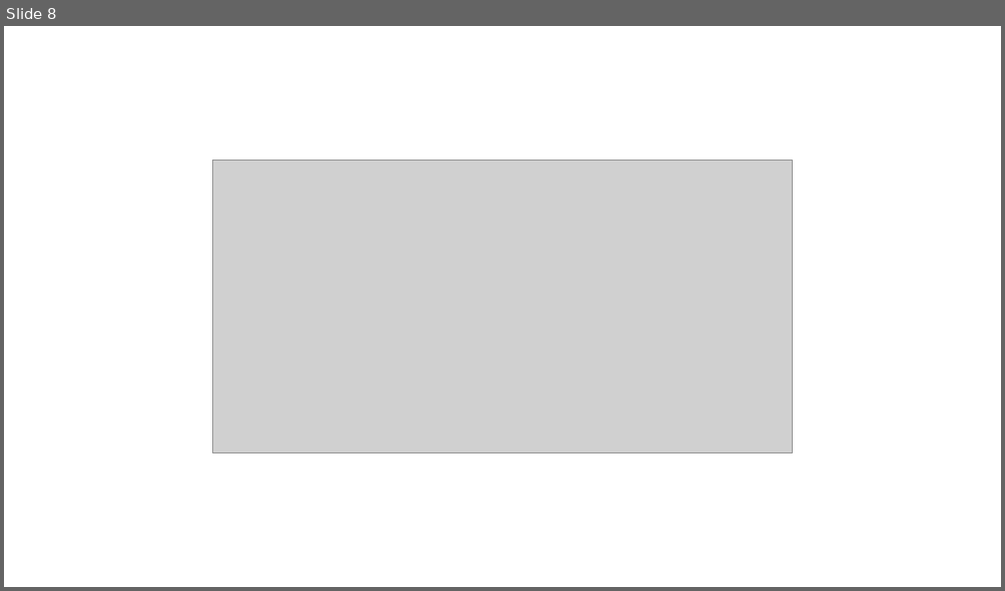
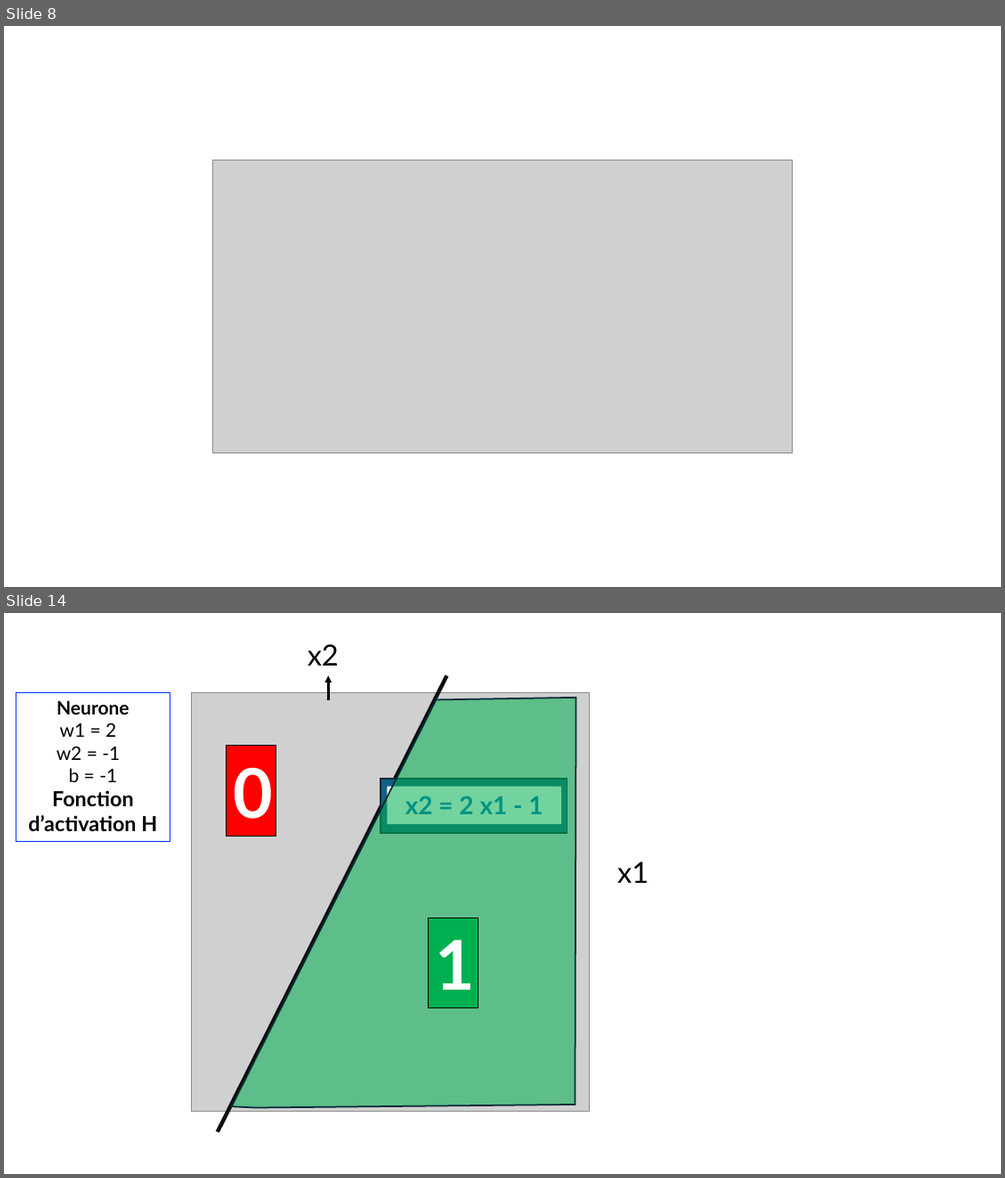
Before and after one commit to pirelaurent/IA_boite_blanche, a slide deck: outillage.pptx. Shown one above the other, each under a label of ours: slide 8 before the commit, slides 8 and 14 after it; the slides between them are not shown. The pictures are 1005x591 and 1005x1178 pixels, drawn with LibreOffice and Linux fonts; fonts in the diff are those of the drawing; grey boxes stand for pictures. Boxes give left, top, right and bottom in pixels: in the first picture for what was removed or moved away, otherwise in the second. Text is boxed around its words. In the diff, an @@ line names an element or a change of style, - is before the commit and + after.

```diff
--- a/outillage.pptx
+++ b/outillage.pptx
@@ slide 14 added at <box>4,613,1001,1174</box>, background #FFFFFF @@
@@ text added at <box>307,644,339,666</box>, 28 pt, text #000000 @@
+x2
@@ picture added at <box>191,692,589,1111</box> @@
@@ line added from (218, 1132) to (446, 676), #0D0D0D 3.75 pt @@
@@ arrow added from (329, 700) to (329, 676), #000000 2.25 pt @@
@@ rectangle added at <box>16,693,170,842</box>, fill #FFFFFF, outline #0432FF 0.75 pt, 20 pt, text #000000, bold @@
+Neurone
+w1 = 2
+w2 = -1
+b = -1
+Fonction d’activation H
@@ freeform shape added at <box>231,698,576,1108</box>, fill #00B050 at 55% opacity, outline #092A39 1.5 pt @@
@@ rectangle added at <box>226,746,276,835</box>, fill #FF0000, outline #000000 0.75 pt, 66 pt, text #FFFFFF, bold @@
+0
@@ rectangle added at <box>380,779,567,833</box>, fill #156082, outline #092A39 1.5 pt @@
@@ rectangle added at <box>387,787,561,824</box>, fill #FFFFFF, 24 pt, text #0070C0, bold @@
+x2 = 2 x1 - 1
@@ text added at <box>617,861,648,883</box>, 28 pt, text #000000 @@
+x1
@@ rectangle added at <box>428,917,478,1008</box>, fill #00B050, outline #000000 0.75 pt, 66 pt, text #FFFFFF, bold @@
+1
```
Also in this commit, not shown: 10 other slides added, 9 other files.
